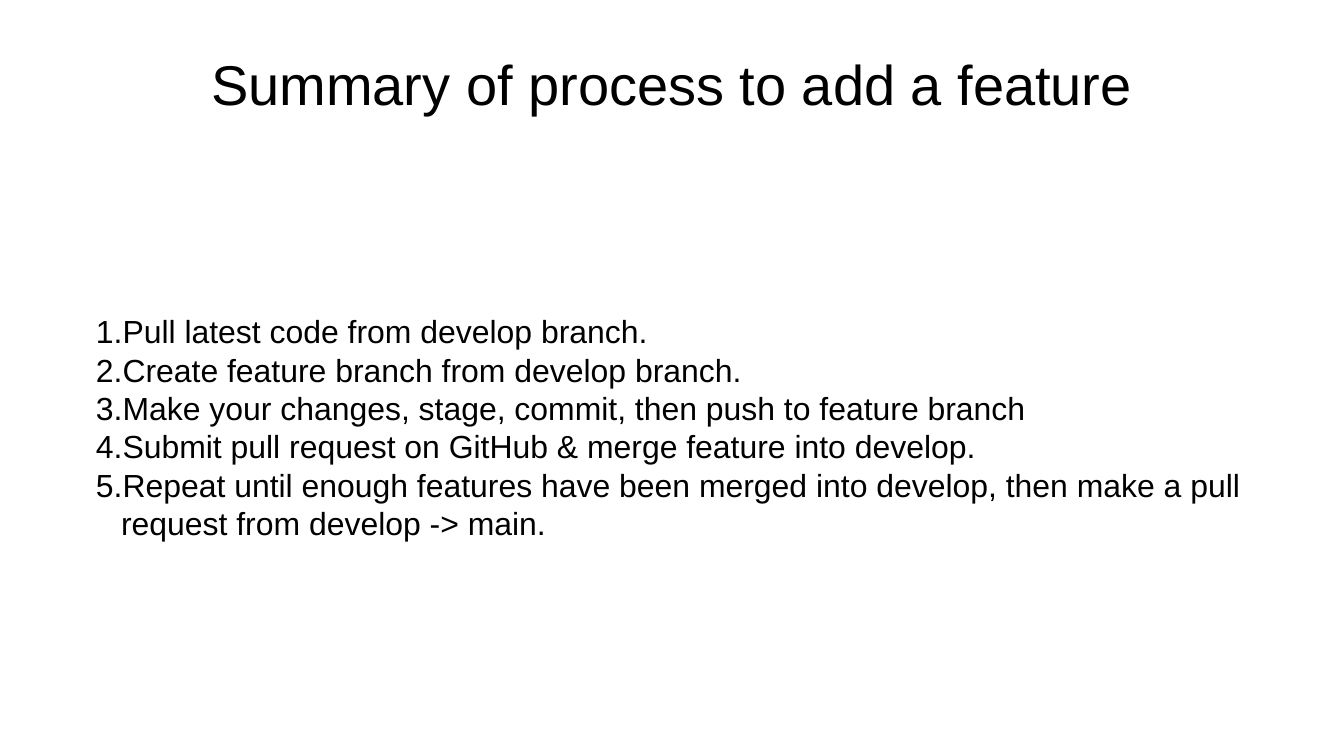
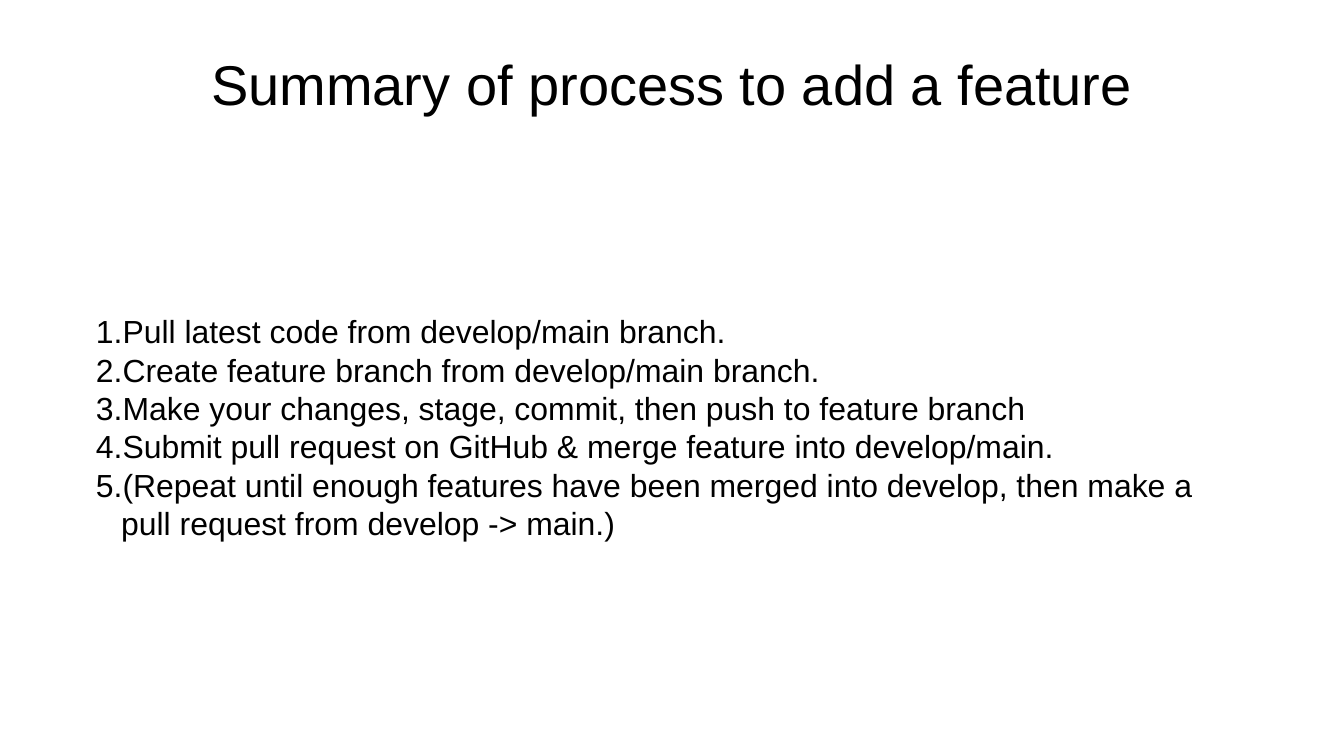
Before and after one commit to semaphoreP/codeastro, a slide deck: slide 11 of Day1/gitflow.pptx (slide 10 before the commit). Drawn at 1344x756 pixels with LibreOffice and Linux fonts; fonts in the diff are those of the drawing. Boxes give left, top, right and bottom in pixels: in the first picture for what was removed or moved away, otherwise in the second. Text is boxed around its words. In the diff, an @@ line names an element or a change of style, - is before the commit and + after.

```diff
--- a/Day1/gitflow.pptx
+++ b/Day1/gitflow.pptx
@@ text at [96, 320, 819, 388]: text changed @@
-1. Pull latest code from develop branch.
-2. Create feature branch from develop branch.
+1. Pull latest code from develop/main branch.
+2. Create feature branch from develop/main branch.
@@ text at [96, 435, 1192, 542]: text changed @@
-4. Submit pull request on GitHub & merge feature into develop.
-5. Repeat until enough features have been merged into develop, then make a pull request from develop -> main.
+4. Submit pull request on GitHub & merge feature into develop/main.
+5. (Repeat until enough features have been merged into develop, then make a pull request from develop -> main.)
```
Also in this commit, not shown: 3 other slides changed.
